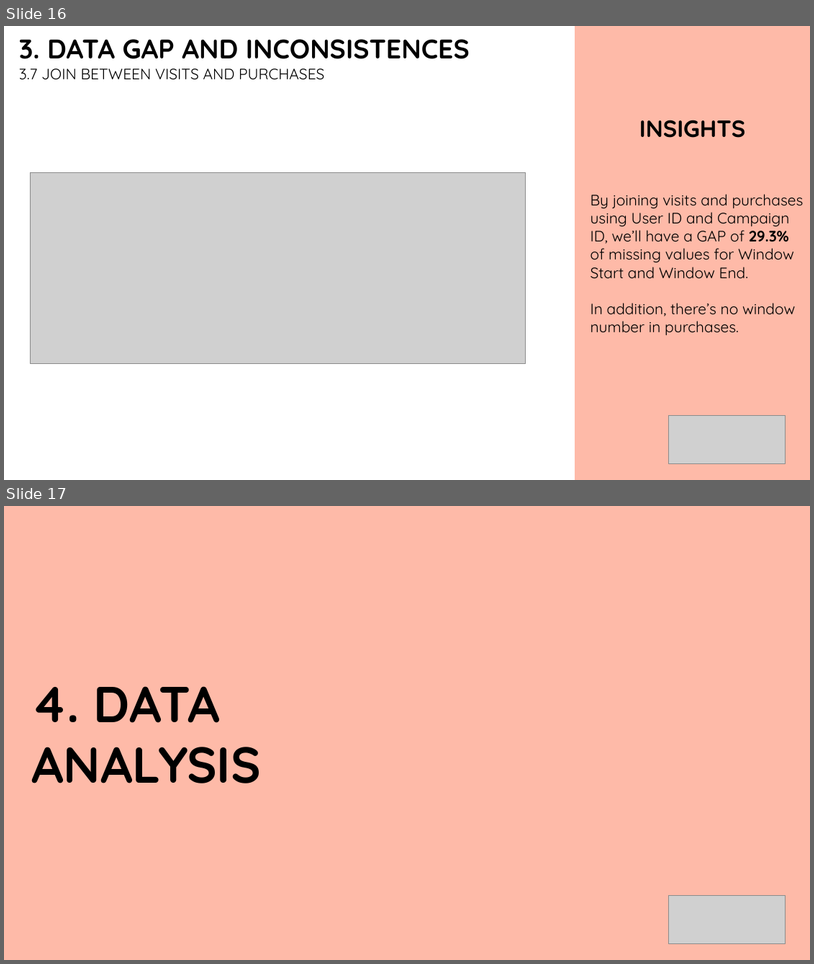
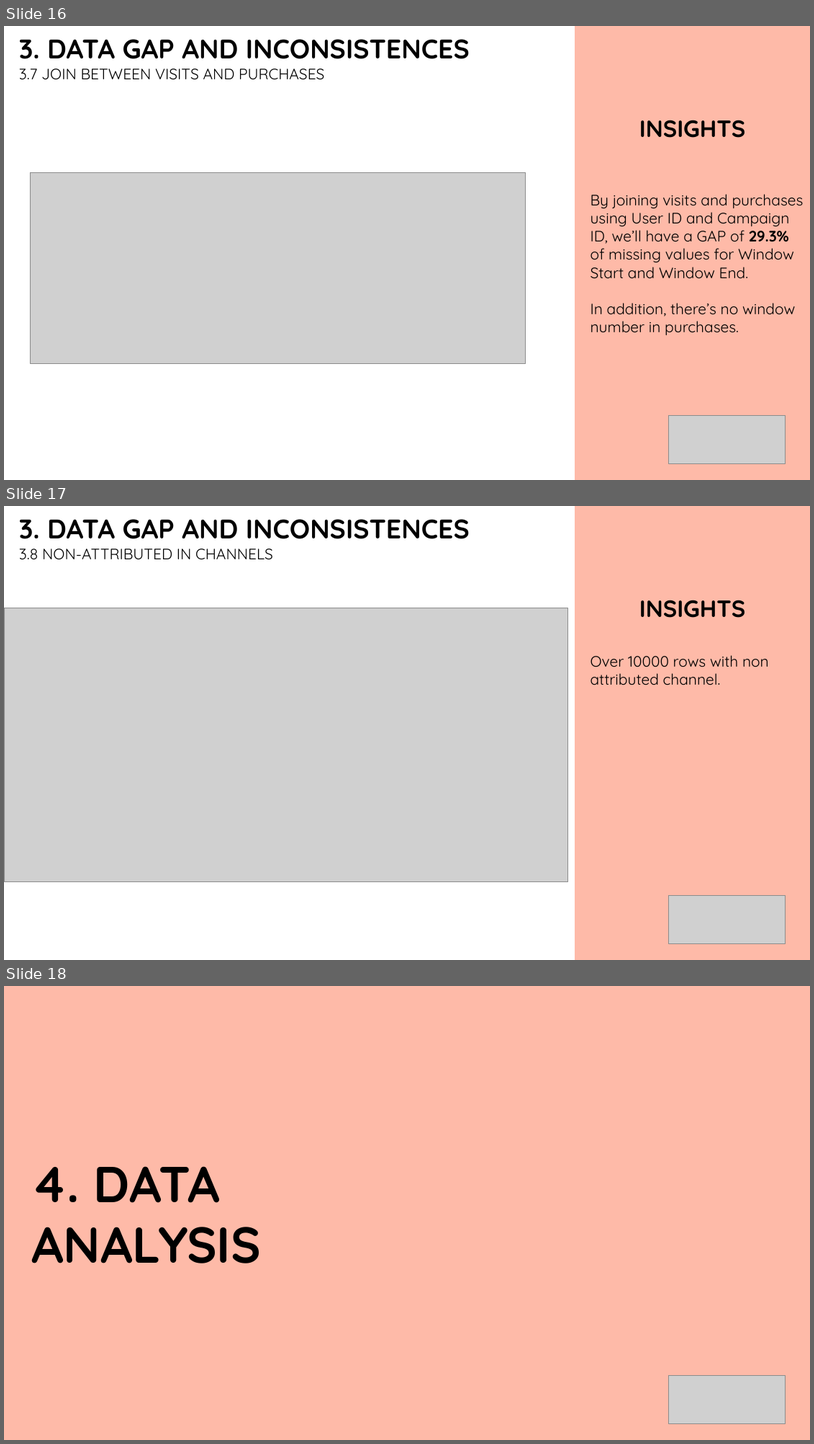
Before and after one commit to bbucalonserra/sales-membership-analysis, a slide deck: presentation.pptx. Shown one above the other, each under a label of ours: slides 16 and 17 before the commit, slides 16, 17 and 18 after it. The pictures are 814x964 and 814x1444 pixels, drawn with LibreOffice and Linux fonts; fonts in the diff are those of the drawing; grey boxes stand for pictures. Boxes give left, top, right and bottom in pixels: in the first picture for what was removed or moved away, otherwise in the second. Text is boxed around its words. In the diff, an @@ line names an element or a change of style, - is before the commit and + after.

Commit message:
Adding both scenarios in channels: considering all the same visits and only the final one

```diff
--- a/presentation.pptx
+++ b/presentation.pptx
@@ slide 17 added at (4,506,810,960), background #FFFFFF @@
@@ text added at (19,519,470,560), 18 pt, text #000000 @@
+3. DATA GAP AND INCONSISTENCES
+3.8 NON-ATTRIBUTED IN CHANNELS
@@ rectangle added at (575,506,810,960), fill #FEBAA8 @@
@@ picture added at (5,608,568,881) @@
@@ text added at (640,600,746,618), 28 pt, text #000000, bold @@
+INSIGHTS
@@ text added at (591,655,769,685), 18 pt, text #000000 @@
+Over 10000 rows with non attributed channel.
@@ picture added at (669,896,785,943) @@
@@ what was slide 17 is now slide 18 @@
```
Also in this commit, not shown: 4 slides changed, 2 other slides added, 2 other files.
